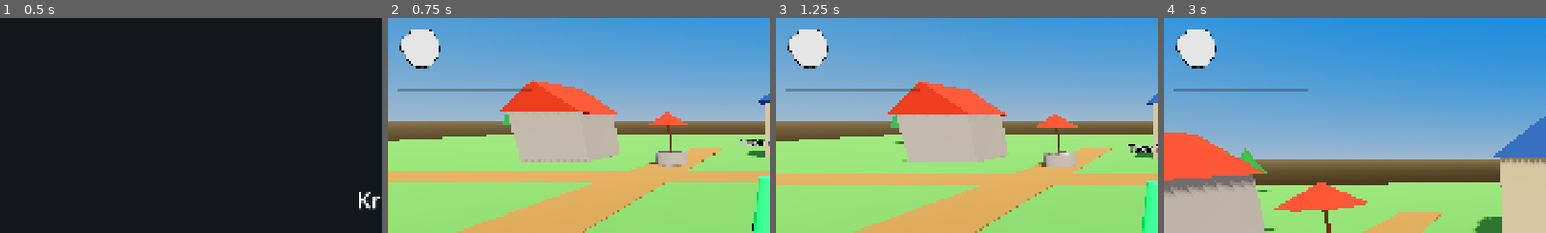
Above: before the commit, frames 1-4 (left to right).
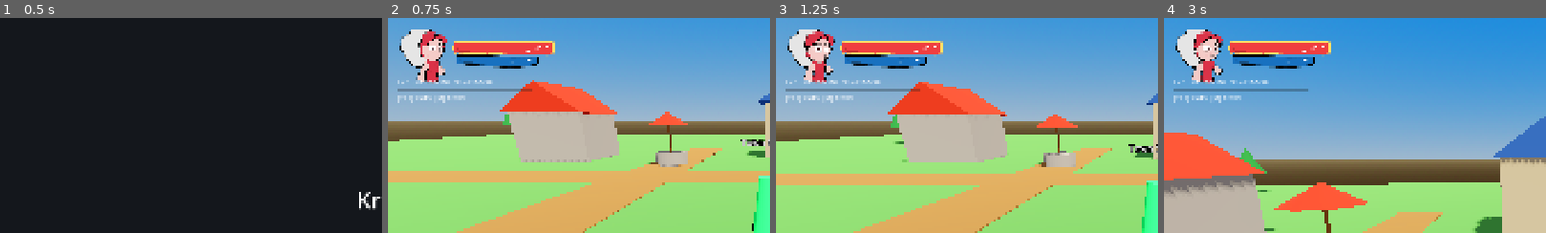
Above: after the commit, the same moments.

Repository: doggoanim/Krits
Game: Godot game, scene res://ui/main_menu.tscn
The game is run twice, just before and just after one commit, with the same random seed, the same clock (stepped at 60 frames per second) and the same inputs.
Inputs (mouse positions are % of the whole screen's width and height, from its top left):
- Up to frame 1 (0.5 s): no input
- Up to frame 2 (0.75 s): click "New Game" at 0.5 s
- Up to frame 3 (1.25 s): no input
- Up to frame 4 (3 s): tap Enter at 1.25 s; move the mouse to (55, 50) at 1.27 s; hold Ctrl (crouch_pound) 1.28-2.03 s; hold W (move_forward) from 1.28 s (still down); tap Space (jump) at 1.52, 2.27 s; move the mouse to (45, 50) at 2.02 s; tap E (interact) at 2.1 s; move the mouse to (52, 48) at 2.77 s; hold Shift (roll_dive) from 2.78 s (still down)
The pictures show only the part of the screen within x 0-50%, y 0-50%; the shares and areas given below are measured in that part.

Frame 1 is identical in both runs. In frame 2, 4.6% of the frame differs, in the area x 2-44%, y 6-40%; in frame 3, 4.6%; in frame 4, 4.7%.
Error before the commit: Trying to assign value of type 'Node' to a variable of type 'textured_slanted_bar.gd'. (res://ui/hud.gd:26)

Commit message:
Fix hud.tscn: custom scripted classes aren't valid node types
Godot's .tscn format only accepts a built-in engine class in a node's
type= — a GDScript class_name has to be declared as its base engine
type with an explicit script= pointing at the .gd file instead. I'd
used the custom class names directly (type="TexturedSlantedBar",
type="PortraitViewport"), which failed at runtime: "Cannot get class
'PortraitViewport'" crashed the whole UI scene, and the bars silently
fell back to plain Nodes, breaking Hud's @onready type casts.

Fixed by declaring every affected node as type="Control" with its
script attached via ExtResource, same pattern hometown.tscn's
Spawnpoint nodes (type="Area3D" + script=) already used correctly.

Co-Authored-By: Claude Sonnet 5 <noreply@anthropic.com>
Claude-Session: https://claude.ai/code/session_01TYpdm1jACUqsWG6yyTxbgm

Diff:
--- a/ui/hud.tscn
+++ b/ui/hud.tscn
@@ -5,6 +5,8 @@
 [ext_resource type="Texture2D" path="res://assets/ui/shield_frame_crop.png" id="3"]
 [ext_resource type="Texture2D" path="res://assets/ui/stamina_fill.png" id="4"]
 [ext_resource type="Texture2D" path="res://assets/ui/portrait_frame_crop.png" id="5"]
+[ext_resource type="Script" path="res://ui/widgets/textured_slanted_bar.gd" id="6"]
+[ext_resource type="Script" path="res://ui/widgets/portrait_viewport.gd" id="7"]
 
 [sub_resource type="StyleBoxFlat" id="XpFillStyle"]
 bg_color = Color(0.9, 0.8, 0.2, 1)
@@ -21,29 +23,34 @@
 size = Vector2(270, 52)
 mouse_filter = 2
 
-[node name="Track" type="TexturedSlantedBar" parent="HpGroup"]
+[node name="Track" type="Control" parent="HpGroup"]
+script = ExtResource("6")
 size = Vector2(270, 52)
 texture = ExtResource("2")
 tint = Color(0.3, 0.3, 0.32, 0.5)
 
-[node name="Fill" type="TexturedSlantedBar" parent="HpGroup"]
+[node name="Fill" type="Control" parent="HpGroup"]
 unique_name_in_owner = true
+script = ExtResource("6")
 size = Vector2(270, 52)
 texture = ExtResource("2")
 
-[node name="ShieldOutline" type="TexturedSlantedBar" parent="HpGroup"]
+[node name="ShieldOutline" type="Control" parent="HpGroup"]
 unique_name_in_owner = true
+script = ExtResource("6")
 size = Vector2(270, 52)
 texture = ExtResource("3")
 
-[node name="StaminaTrack" type="TexturedSlantedBar" parent="."]
+[node name="StaminaTrack" type="Control" parent="."]
+script = ExtResource("6")
 position = Vector2(164, 86)
 size = Vector2(224, 47)
 texture = ExtResource("4")
 tint = Color(0.3, 0.3, 0.32, 0.5)
 
-[node name="StaminaFill" type="TexturedSlantedBar" parent="."]
+[node name="StaminaFill" type="Control" parent="."]
 unique_name_in_owner = true
+script = ExtResource("6")
 position = Vector2(164, 86)
 size = Vector2(224, 47)
 texture = ExtResource("4")
@@ -62,7 +69,8 @@
 expand_mode = 1
 stretch_mode = 0
 
-[node name="Portrait" type="PortraitViewport" parent="PortraitGroup"]
+[node name="Portrait" type="Control" parent="PortraitGroup"]
+script = ExtResource("7")
 position = Vector2(17.5, 14.5)
 size = Vector2(130, 130)
 
